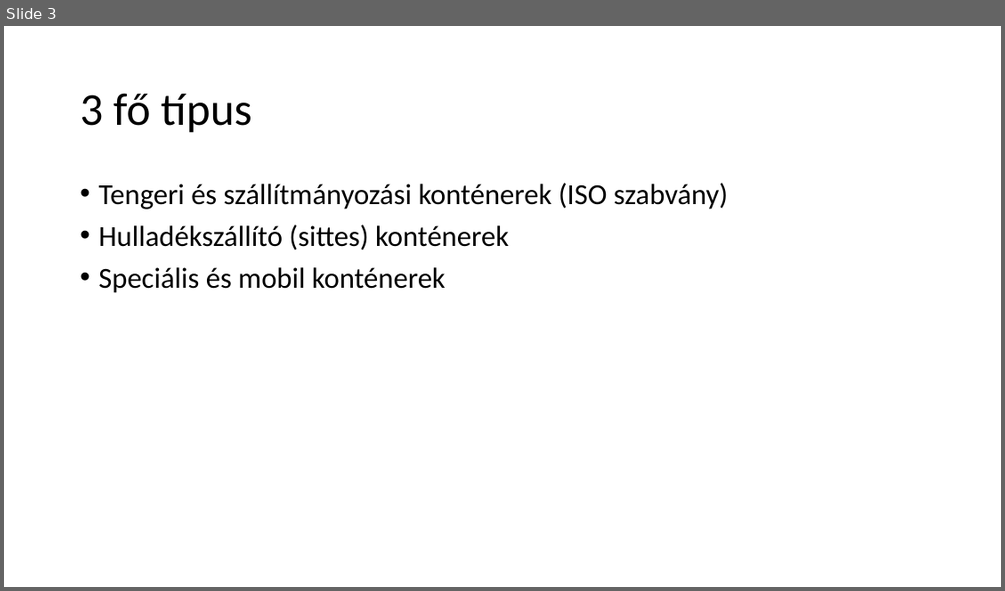
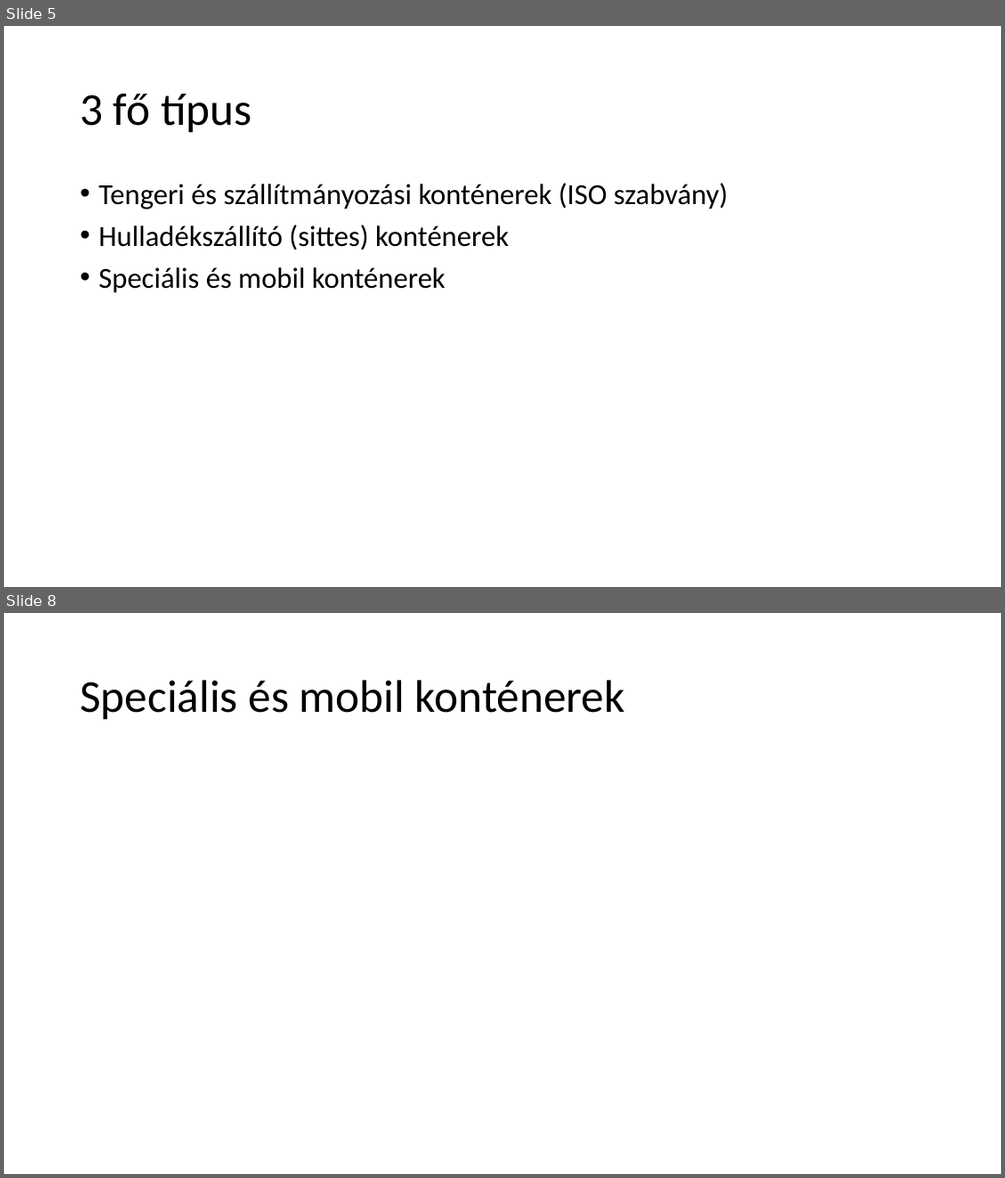
Before and after one commit to MimitheEmili/Kont-ner-Project, a slide deck: Konténerek.pptx. Shown one above the other, each under a label of ours: slide 3 before the commit, slides 5 and 8 after it; the slides between them are not shown. The pictures are 1005x591 and 1005x1178 pixels, drawn with LibreOffice and Linux fonts; fonts in the diff are those of the drawing. Boxes give left, top, right and bottom in pixels: in the first picture for what was removed or moved away, otherwise in the second. Text is boxed around its words. In the diff, an @@ line names an element or a change of style, - is before the commit and + after.

```diff
--- a/Konténerek.pptx
+++ b/Konténerek.pptx
@@ slide 8 added at [4,613,1001,1174], background #FFFFFF @@
@@ title added at [80,680,625,720], 44 pt, text #000000 @@
+Speciális és mobil konténerek
@@ what was slide 3 is now slide 5 @@
```
Also in this commit, not shown: 3 slides changed, 4 other slides added, 4 slides removed.
